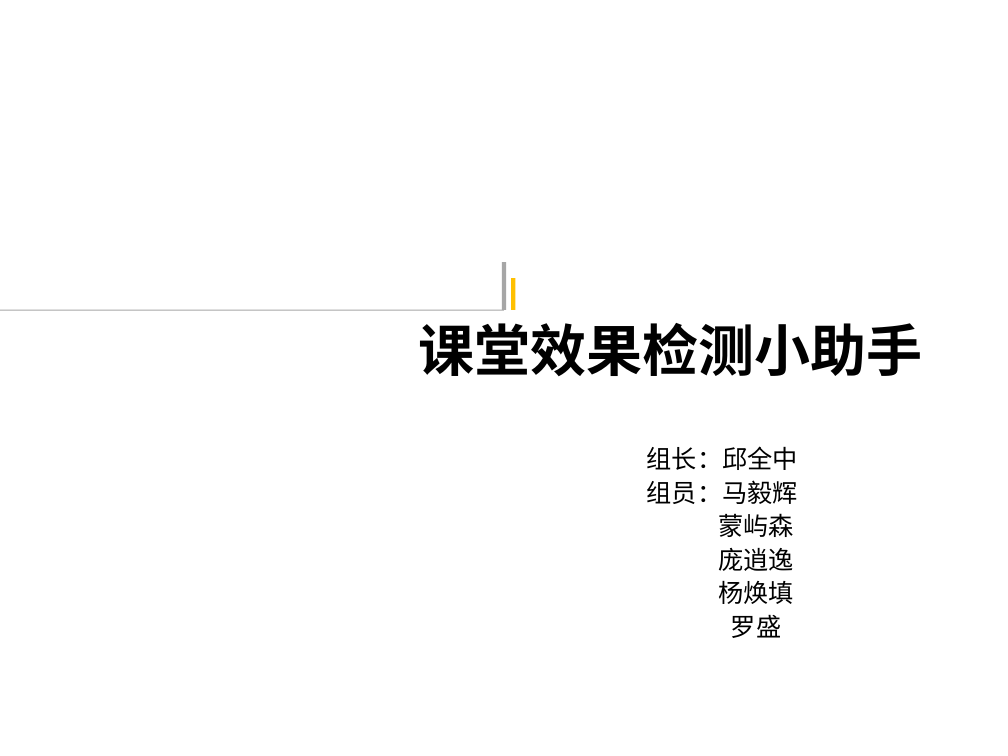
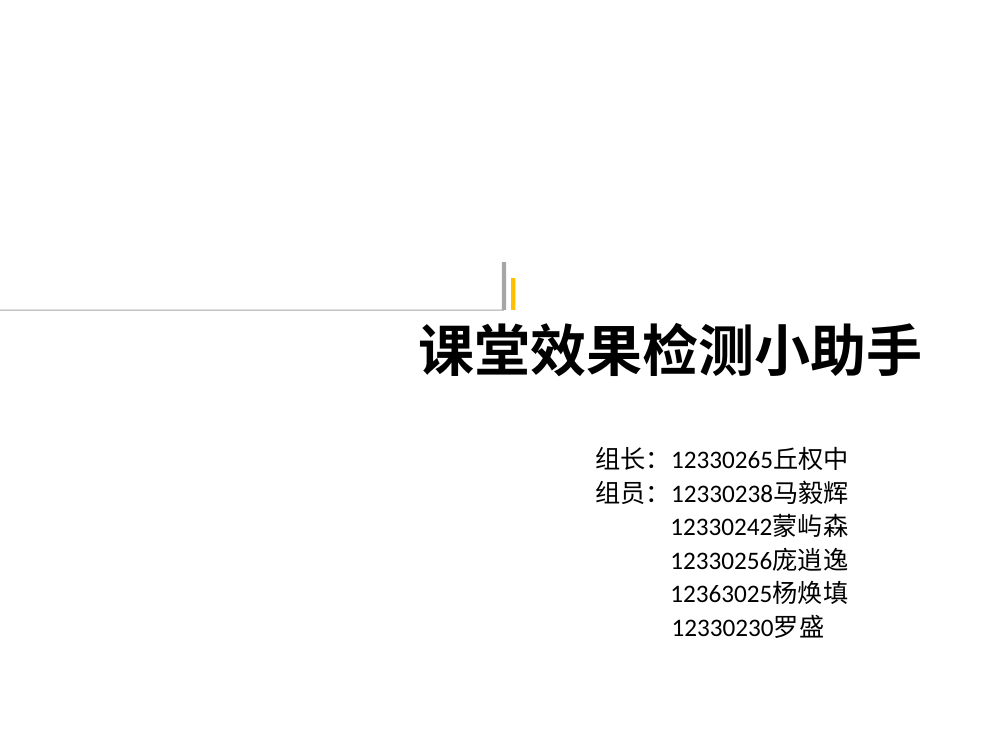
Before and after one commit to abamma/ourClassHelper, a slide deck: slide 1 of 课堂效果检测小助手.ppt. Drawn at 1008x756 pixels with LibreOffice and Linux fonts; fonts in the diff are those of the drawing. Boxes give left, top, right and bottom in pixels: in the first picture for what was removed or moved away, otherwise in the second. Text is boxed around its words. In the diff, an @@ line names an element or a change of style, - is before the commit and + after.

Commit message:
ppt1

```diff
--- a/课堂效果检测小助手.ppt
+++ b/课堂效果检测小助手.ppt
@@ subtitle at [596,446,849,638]: text changed @@
-组长：邱全中
-组员：马毅辉
-蒙屿森
-庞逍逸
-杨焕填
-罗盛
+组长：12330265丘权中
+组员：12330238马毅辉
+12330242蒙屿森
+12330256庞逍逸
+12363025杨焕填
+12330230罗盛
```
